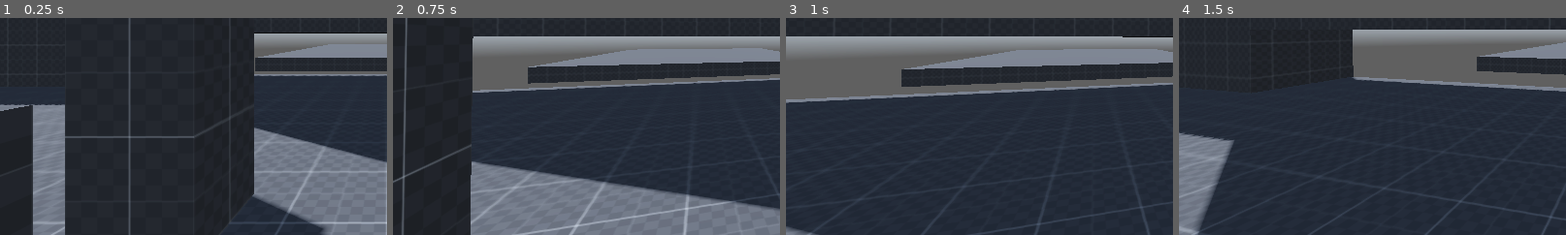
Above: before the commit, frames 1-4 (left to right).
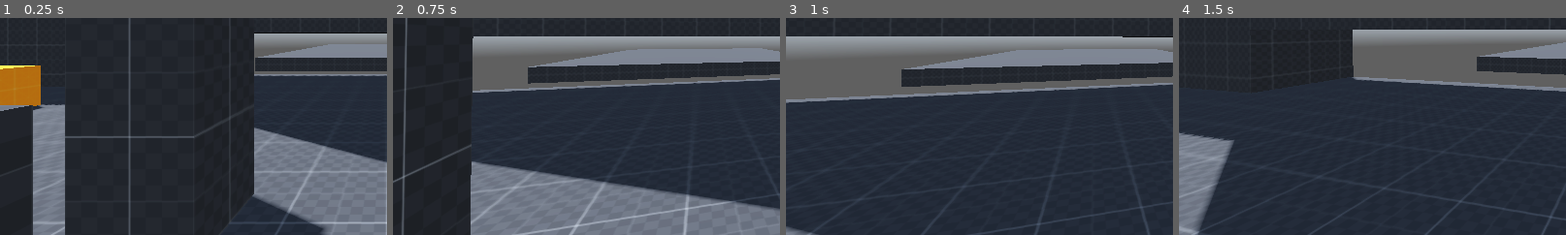
Above: after the commit, the same moments.

Repository: DrSpaniel/_Godot
Game: Godot game, scene res://scenes/main.tscn
The game is run twice, just before and just after one commit, with the same random seed, the same clock (stepped at 60 frames per second) and the same inputs. A sky picture missing from this copy of the repository is replaced by a grey-blue gradient.
Inputs (mouse positions are % of the whole screen's width and height, from its top left):
- Up to frame 1 (0.25 s): no input
- Up to frame 2 (0.75 s): tap Enter at 0.5 s; move the mouse to (55, 50) at 0.52 s; hold W (forward) from 0.53 s (still down); tap E (use, bound only after the commit) at 0.6 s
- Up to frame 3 (1 s): keep holding W (forward); tap 1 (jump_enable) at 0.77 s
- Up to frame 4 (1.5 s): keep holding W (forward); move the mouse to (45, 50) at 1.27 s; click (45, 50) at 1.35 s
The pictures show only the part of the screen within x 0-50%, y 46-96%; the shares and areas given below are measured in that part.

The runs differ from the first frame. In frame 1, 2.0% of the frame differs, in the area x 0-12%, y 21-43%; in frame 2, nothing differs; in frame 3, nothing differs; in frame 4, nothing differs.

Commit message:
did some cool stuff
- added an (in progress, janky) mechanic to pick up and put down a thing.

TODO:
- fix why the thing only reappears on only one floor
- add 2d viewmodel for hands
- add the furst puzzle

Diff:
--- a/fps_test1/project.godot
+++ b/fps_test1/project.godot
@@ -102,6 +102,11 @@
 "events": [Object(InputEventKey,"resource_local_to_scene":false,"resource_name":"","device":-1,"window_id":0,"alt_press …(191 unchanged characters)…
 ]
 }
+use={
+"deadzone": 0.2,
+"events": [Object(InputEventKey,"resource_local_to_scene":false,"resource_name":"","device":-1,"window_id":0,"alt_pressed":false,"shift_pressed":false,"ctrl_pressed":false,"meta_pressed":false,"pressed":false,"keycode":0,"physical_keycode":69,"key_label":0,"unicode":101,"location":0,"echo":false,"script":null)
+]
+}
 
 [physics]
 
--- /dev/null
+++ b/fps_test1/scenes/label.gd
@@ -0,0 +1,4 @@
+extends Label
+
+func _process(delta: float) -> void:
+	print("test")
--- a/fps_test1/scenes/main.tscn
+++ b/fps_test1/scenes/main.tscn
@@ -1,6 +1,7 @@
-[gd_scene load_steps=18 format=3 uid="uid://cjbikouypipmf"]
+[gd_scene load_steps=22 format=3 uid="uid://cjbikouypipmf"]
 
 [ext_resource type="Texture2D" uid="uid://dfp06ckqptyhw" path="res://assets/textures/dev/grids/Dark/texture_07.png" id="1_0wfyh"]
+[ext_resource type="Texture2D" uid="uid://dpgmgw3yg17w8" path="res://assets/textures/dev/grids/Orange/texture_05.png" id="2_jyhfs"]
 [ext_resource type="Texture2D" uid="uid://bf5whxdc6f0y3" path="res://assets/hdris/kloofendal_48d_partly_cloudy_puresky_2k.hdr" id="2_sugp2"]
 [ext_resource type="Script" uid="uid://b2m324gp5gnk4" path="res://scripts/player.gd" id="3_sugp2"]
 
@@ -11,6 +12,15 @@
 [sub_resource type="StandardMaterial3D" id="StandardMaterial3D_tbgi4"]
 albedo_texture = ExtResource("1_0wfyh")
 uv1_triplanar = true
+
+[sub_resource type="BoxShape3D" id="BoxShape3D_sugp2"]
+
+[sub_resource type="StandardMaterial3D" id="StandardMaterial3D_tefeu"]
+albedo_texture = ExtResource("2_jyhfs")
+uv1_triplanar = true
+
+[sub_resource type="BoxMesh" id="BoxMesh_sugp2"]
+material = SubResource("StandardMaterial3D_tefeu")
 
 [sub_resource type="PanoramaSkyMaterial" id="PanoramaSkyMaterial_71j4m"]
 panorama = ExtResource("2_sugp2")
@@ -273,7 +283,7 @@
 size = Vector3(1, 4, 1)
 material = SubResource("StandardMaterial3D_k0juu")
 
-[node name="cieling" type="CSGBox3D" parent="stage"]
+[node name="floor34" type="CSGBox3D" parent="stage"]
 transform = Transform3D(1, 0, 0, 0, 1, 0, 0, 0, 1, -4.5, 2.33657, -23.579)
 use_collision = true
 size = Vector3(11, 1, 42)
@@ -317,6 +327,15 @@
 sides = 64
 material = SubResource("StandardMaterial3D_tbgi4")
 
+[node name="InteractBox" type="StaticBody3D" parent="stage"]
+transform = Transform3D(1, 0, 0, 0, 1, 0, 0, 0, 1, 10, 0.5, -9.3)
+
+[node name="CollisionShape3D" type="CollisionShape3D" parent="stage/InteractBox"]
+shape = SubResource("BoxShape3D_sugp2")
+
+[node name="MeshInstance3D" type="MeshInstance3D" parent="stage/InteractBox"]
+mesh = SubResource("BoxMesh_sugp2")
+
 [node name="env" type="Node3D" parent="."]
 
 [node name="WorldEnvironment" type="WorldEnvironment" parent="env"]
@@ -340,6 +359,10 @@
 
 [node name="Camera3D" type="Camera3D" parent="player/neck/head/eyes"]
 
+[node name="interactcast" type="RayCast3D" parent="player/neck/head/eyes"]
+transform = Transform3D(-1.00231, 4.38122e-08, 4.38122e-08, -4.38122e-08, -4.38122e-08, -1.00231, -4.38122e-08, -1.00231, 4.38122e-08, 0, 0, 0)
+target_position = Vector3(0, 3, 0)
+
 [node name="AnimationPlayer" type="AnimationPlayer" parent="player/neck/head/eyes"]
 libraries = {
 &"": SubResource("AnimationLibrary_tbgi4")
--- /dev/null
+++ b/fps_test1/scenes/testbox.gd
@@ -0,0 +1,2 @@
+extends CSGBox3D
+@onready var interactcast: RayCast3D = $"../../player/neck/head/eyes/interactcast"
--- a/fps_test1/scripts/player.gd
+++ b/fps_test1/scripts/player.gd
@@ -10,6 +10,9 @@
 @onready var ray_cast_3d: RayCast3D = $RayCast3D
 @onready var camera_3d: Camera3D = $neck/head/eyes/Camera3D
 @onready var animation_player: AnimationPlayer = $neck/head/eyes/AnimationPlayer
+@onready var interactcast: RayCast3D = $neck/head/eyes/interactcast
+
+
 
 # Debug States
 
@@ -93,6 +96,27 @@
 var direction = Vector3.ZERO
 const mouse_sens = 0.25
 var mouseinput := true
+
+# Interaction stuff
+var lastInteraction
+
+
+
+
+
+
+
+
+
+
+
+
+
+
+
+
+
+
 
 func _ready():
 	Input.mouse_mode = Input.MOUSE_MODE_CAPTURED
@@ -205,11 +229,15 @@
 
 	last_velocity = velocity
 	move_and_slide()
-
 	# Check for air-to-ground transition slide
 	handle_air_to_slide_transition(was_airborne)
 
 	was_in_air = was_airborne
+
+	# Handle interactions
+	handle_interactions_raycast()
+
+
 
 #func handle_wall_timers(delta: float):
 
@@ -457,3 +485,58 @@
 			crouched = true
 			walking = false
 			sprinting = false
+
+
+
+
+func handle_interactions_raycast():
+	#if interactcast.is_colliding():
+		#var collider = interactcast.get_collider()
+		#print(collider.name)
+		#if collider and collider.name == "InteractBox" and Input.is_action_just_pressed("use"):
+			#toggle_interactbox(collider)
+
+	if interactcast.is_colliding():
+
+		var hit = interactcast.get_collider()
+
+
+		print(hit.name)		#print the name of the thing colliding
+		print(is_floor(hit))#is it a floor??
+		if lastInteraction:
+			print("last interactable object:", lastInteraction.name)
+		if hit and hit.name == "InteractBox" and Input.is_action_just_pressed("use"):
+			lastInteraction = hit
+			toggle_interactbox(lastInteraction)
+
+		elif lastInteraction and lastInteraction.name == "InteractBox" and is_floor(hit) and Input.is_action_just_pressed("use"):
+			print("box should move here!")
+
+			move_interactbox_to_floor(interactcast.get_collision_point(), lastInteraction)
+			lastInteraction = null
+
+func toggle_interactbox(box: Node) -> bool:
+	var is_visible = box.visible
+	box.visible = !is_visible
+
+	var shape = box.get_node_or_null("CollisionShape3D")
+	if shape:
+		shape.disabled = is_visible
+	if is_visible:
+		return true
+	else: return false
+
+func is_floor(collider: Object) -> bool:
+	# Option 1: use node name
+	if collider.name.begins_with("floor"):
+		return true
+	else: return false
+
+func move_interactbox_to_floor(point: Vector3, box: Node):
+	var new_position = box.global_position
+	new_position.x = point.x
+	new_position.z = point.z
+	# Optionally snap Y to ground height
+	box.global_position = new_position
+
+	toggle_interactbox(box)  # Make it reappear
Not shown, added: fps_test1/scenes/label.gd.uid
Not shown, added: fps_test1/scenes/testbox.gd.uid
